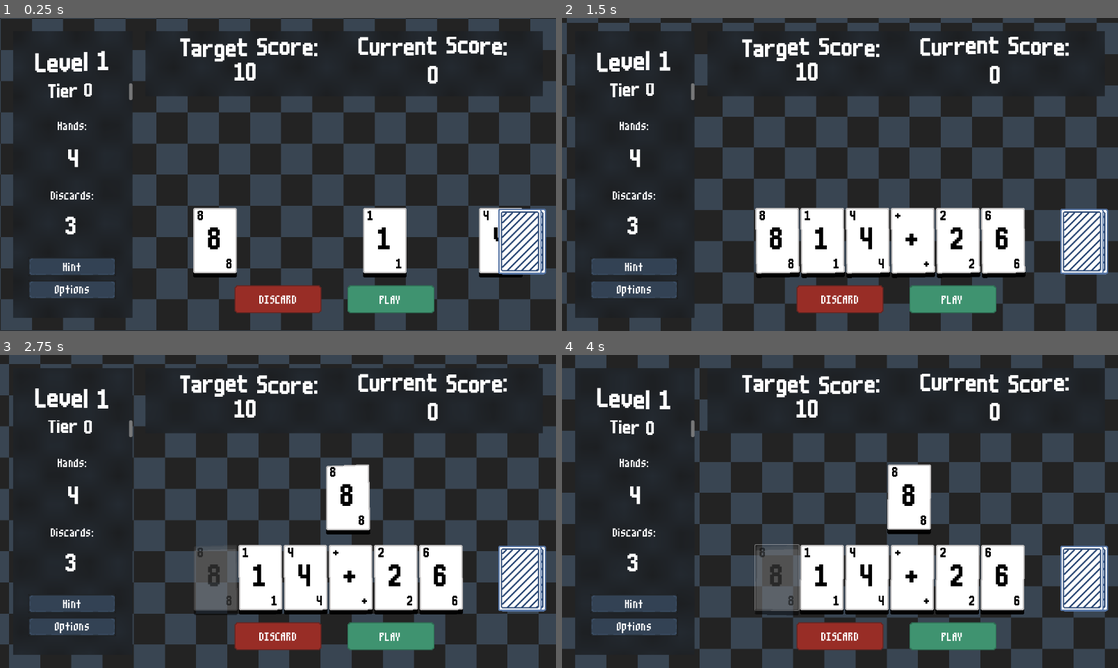
Above: before the commit, frames 1-4 (two rows, left to right).
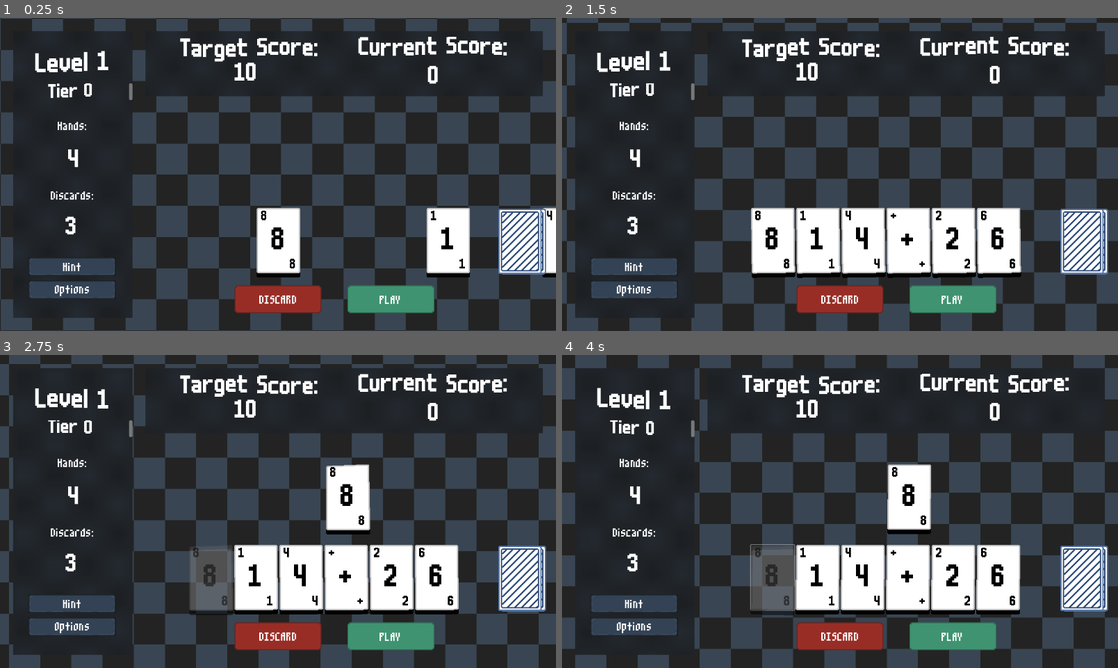
Above: after the commit, the same moments.

Repository: hd2802/stack-demon
Game: Godot game, scene res://_Scenes/LevelRunner/level_runner.tscn
Two runs of this game, one before a commit and one after it. Both use one fixed random seed, a clock stepped at 60 frames per second and the inputs below. This scene is started directly instead of the project's main scene.
Inputs (mouse positions are in pixels of both pictures, inside the frame that each line leads up to; where the layout moved, square brackets give the same spot in the first picture):
- Up to frame 1 (0.25 s): no input
- Up to frame 2 (1.5 s): click "PLAY" at 0.5 s; click "PLAY" at 1.25 s
- Up to frame 3 (2.75 s): click (211, 577) [216, 577] at 2 s
- Up to frame 4 (4 s): click (778, 577) at 2.77 s; click (773, 577) at 3.52 s

The runs differ from the first frame. In frame 1, 8.2% of the frame differs, in the area x 34-100%, y 60-83%; in frame 2, 3.4%; in frame 3, 3.2%; in frame 4, 3.1%.

Commit message:
feat: add special card and modifier resource

Diff:
--- a/CustomResources/modifier.gd
+++ b/CustomResources/modifier.gd
@@ -1 +1,10 @@
 extends Resource
+class_name Modifier
+
+@export var name : String
+@export var description : String
+
+# used for programmer purposes
+@export var effect : String
+
+@export var sprite_path : String
--- a/CustomResources/special_card.gd
+++ b/CustomResources/special_card.gd
@@ -1 +1,11 @@
 extends Resource
+class_name SpecialCardData
+
+@export var name : String
+
+@export var description : String
+
+# the following are used for programmer purposes
+@export var effect : String
+
+@export var sprite_path : String
--- a/_Scenes/Level/level.tscn
+++ b/_Scenes/Level/level.tscn
@@ -107,11 +107,12 @@
 [node name="Hand" type="HBoxContainer" parent="PlayArea"]
 layout_direction = 2
 layout_mode = 1
-offset_left = 110.0
+offset_left = 60.0
 offset_top = 250.0
-offset_right = 710.0
+offset_right = 760.0
 offset_bottom = 400.0
 size_flags_horizontal = 0
+alignment = 1
 
 [node name="EvaluationZone" type="HBoxContainer" parent="PlayArea"]
 layout_mode = 0
--- a/_Scenes/Shop/shop.tscn
+++ b/_Scenes/Shop/shop.tscn
@@ -38,6 +38,7 @@
 
 [node name="Background" type="ColorRect" parent="."]
 material = SubResource("ShaderMaterial_pgat4")
+layout_mode = 0
 offset_right = 1280.0
 offset_bottom = 720.0
 
@@ -59,6 +60,7 @@
 text = "Continue"
 
 [node name="RichTextLabel" type="RichTextLabel" parent="."]
+layout_mode = 0
 offset_left = 4.0
 offset_top = 70.0
 offset_right = 1282.0
@@ -80,6 +82,7 @@
 text = "Pick a Modifier or a Special Card:"
 
 [node name="CardContainer" type="HBoxContainer" parent="."]
+layout_mode = 0
 offset_left = 180.0
 offset_top = 282.0
 offset_right = 610.0
